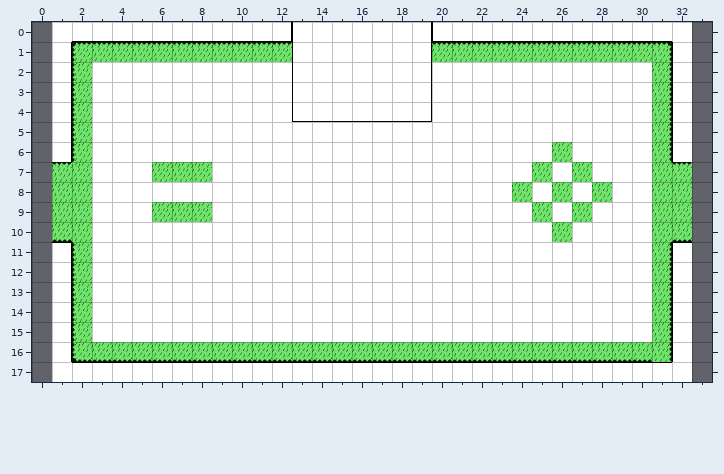
One commit to this Tiled map: Tiled_Map.tmx. That is the earlier state.
Cells are 40x40 px. Shown: x 0..33, y 0..17. The old version is drawn lined up with the new one.
The result:
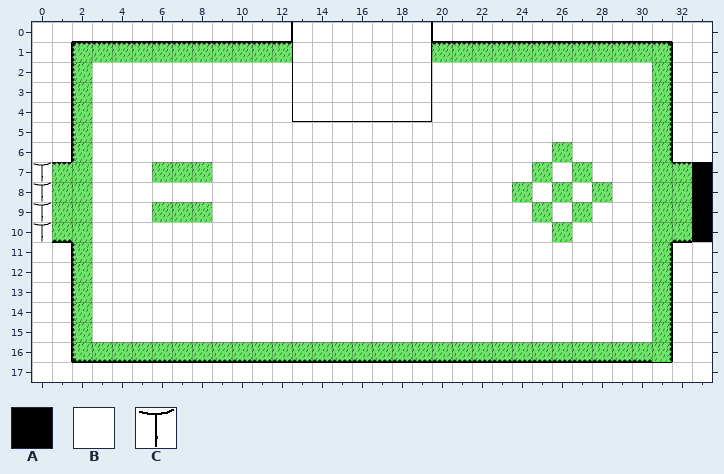
Key: from "Tiled_Tileset": A 1, B 2, C 18.
_ is an empty cell.
What changed:
map size 32x18 -> 34x18 cells (old content now starts at 1,0; both pictures use the new coordinates)
Layer "Tile Layer 1":
y 0..6: x 0 _ -> B; x 33 _ -> B
y 7..10: x 0 _ -> C; x 33 _ -> A
y 11..17: x 0 _ -> B; x 33 _ -> B
Where, in picture pixels (left, top, right, bottom), the same in both pictures:
added: (32, 22, 52, 382)
added: (692, 22, 712, 382)
